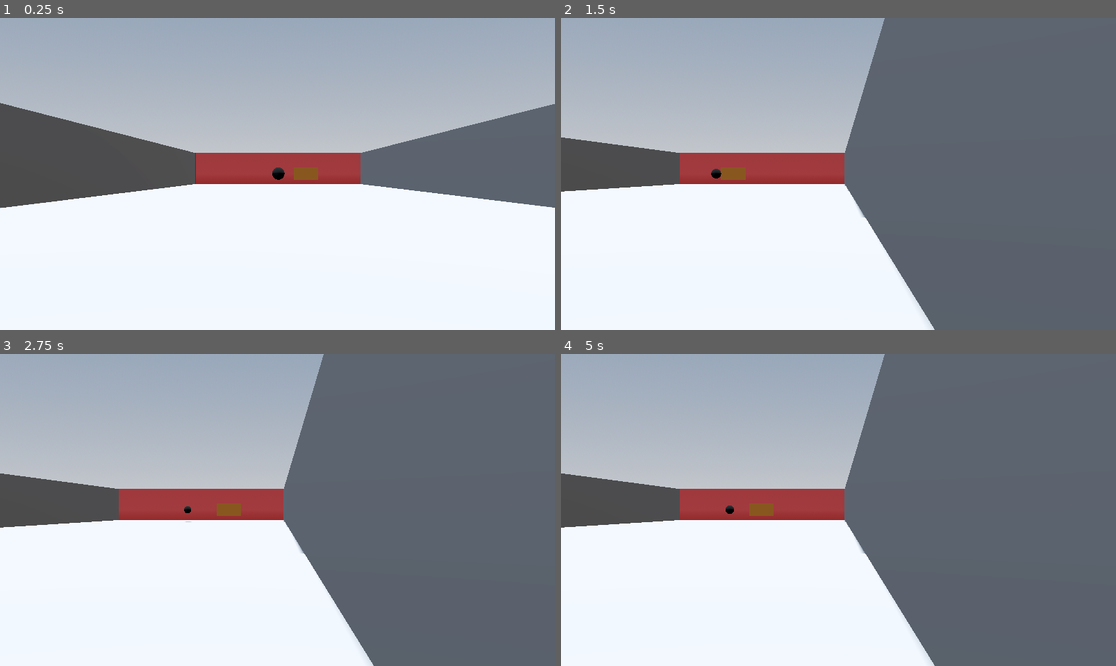
Above: before the commit, frames 1-4 (two rows, left to right).
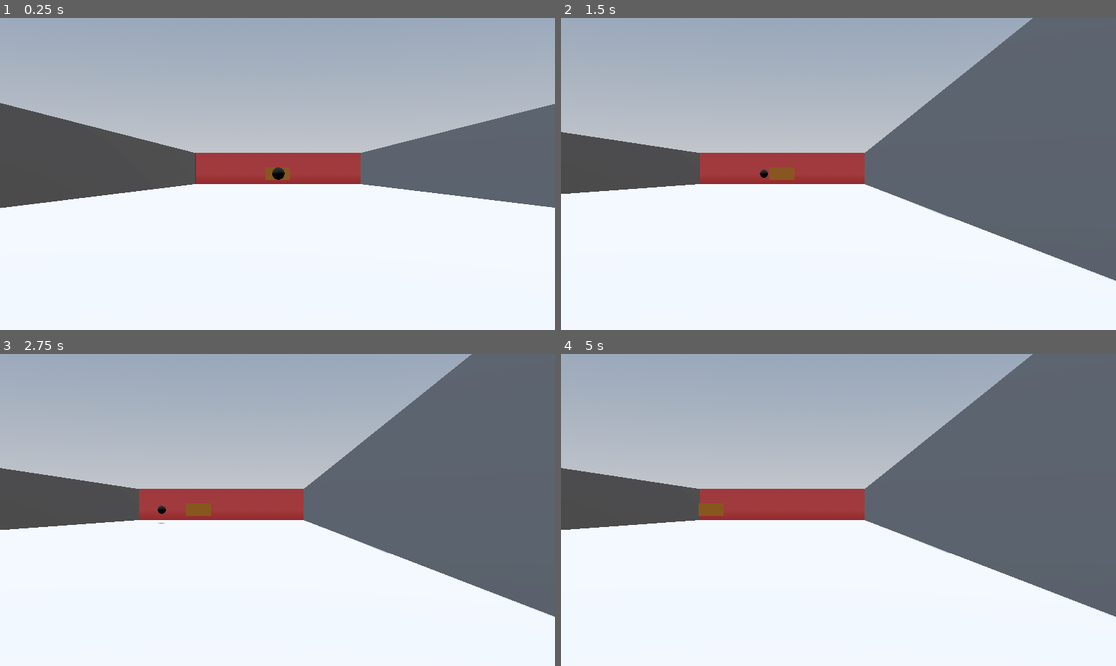
Above: after the commit, the same moments.

Repository: renatojen/gd_fps-pong
Game: Godot game, scene res://main.tscn
Same seed, same stepped clock (60 frames per second), same inputs: the game is played once before the commit and once after it.
Inputs (mouse positions are in pixels of both pictures, inside the frame that each line leads up to):
- Up to frame 1 (0.25 s): no input
- Up to frame 2 (1.5 s): move the mouse to (960, 158) at 0.52 s; hold D (move_right) 0.53-1.28 s; click (960, 158) at 0.67 s; move the mouse to (810, 174) at 1.27 s; hold W (move_forward) from 1.28 s (still down); click (810, 174) at 1.42 s
- Up to frame 3 (2.75 s): keep holding W (move_forward); move the mouse to (288, 503) at 2.02 s; click (288, 503) at 2.17 s
- Up to frame 4 (5 s): keep holding W (move_forward); move the mouse to (832, 516) at 2.77 s; click (832, 516) at 2.92 s; move the mouse to (877, 513) at 3.52 s; click (877, 513) at 3.67 s; move the mouse to (794, 506) at 4.27 s; click (794, 506) at 4.42 s

The runs differ from the first frame. In frame 1, 0.3% of the frame differs, in the area x 47-58%, y 47-52%; in frame 2, 20%, in the area x 0-100%, y 0-100%; in frame 3, 20%; in frame 4, 20%.

Commit message:
Adding some more logic

Diff:
--- a/ball.gd
+++ b/ball.gd
@@ -1,6 +1,6 @@
 extends CharacterBody3D
 
-const base_speed : float = 2.0
+const base_speed : float =  4.0
 var rng = RandomNumberGenerator.new()
 var affected_by_gravity : bool = false
 var prev_speed : float = 0.0
@@ -11,6 +11,12 @@
 var start_position : Vector3 = Vector3(0,0,0)
 var first = false
 @onready var bodym: MeshInstance3D = $MeshInstance3D
+
+@export_group("Input Actions")
+## Name of Input Action to move Left.
+@export var input_left : String = "move_left"
+## Name of Input Action to move Right.
+@export var input_right : String = "move_right"
 
 func _ready() -> void:
 	start_position = position
@@ -41,10 +47,23 @@
 			velocity.z = 0
 			opponent_score += 1
 			restart(1)
-		elif cur_obj == "Player" or cur_obj == "Opponent":
+		elif cur_obj == "WallLeft" or cur_obj == "WallRight" or cur_obj == "Opponent":
 			velocity = velocity.bounce(collision.get_normal())
-			#velocity.z = -1.0 * velocity.z
-			move_and_collide(Vector3(velocity.x, velocity.y, velocity.z))
+			#adding some randomness to the bounces
+			velocity.x = velocity.x + rng.randi_range(-1,1)
+			move_and_collide(velocity * delta)
+		elif cur_obj == "Player":
+			velocity = velocity.bounce(collision.get_normal())
+			if velocity.z < 0:
+				velocity.z = velocity.z - 1
+			else:
+				velocity.z = velocity.z + 1
+			if Input.is_action_pressed(input_left):
+				velocity.x = velocity.x - 1
+			elif Input.is_action_pressed(input_right):
+				velocity.x = velocity.x + 1
+
+			move_and_collide(velocity * delta)
 		else:
 			move_and_collide(velocity * delta)
 	#else:
--- a/main.tscn
+++ b/main.tscn
@@ -1,6 +1,6 @@
 [gd_scene load_steps=9 format=3 uid="uid://ctdgax3vw84yl"]
 
-[ext_resource type="PackedScene" uid="uid://bs72ogkvdd7d6" path="res://addons/proto_controller/proto_controller.tscn" id="1_ig7tw"]
+[ext_resource type="PackedScene" uid="uid://bs72ogkvdd7d6" path="res://player.tscn" id="1_ig7tw"]
 [ext_resource type="PackedScene" uid="uid://deubrqfjo2ife" path="res://opponent.tscn" id="2_0xm2m"]
 [ext_resource type="PackedScene" uid="uid://bcttmpcbmt4dr" path="res://ball.tscn" id="3_h2yge"]
 
@@ -39,12 +39,12 @@
 use_collision = true
 size = Vector3(1, 0.15, 6)
 
-[node name="Wall_Right" type="CSGBox3D" parent="."]
+[node name="WallRight" type="CSGBox3D" parent="."]
 transform = Transform3D(2.716, 0, 0, 0, 1.43, 0, 0, 0, 2.614, 2.1928272, 0.446, 0)
 use_collision = true
 size = Vector3(0.009, 0.629, 6)
 
-[node name="Wall_Left" type="CSGBox3D" parent="."]
+[node name="WallLeft" type="CSGBox3D" parent="."]
 transform = Transform3D(2.716, 0, 0, 0, 1.43, 0, 0, 0, 2.614, -2.1904902, 0.446, -0.006107554)
 use_collision = true
 size = Vector3(0.009, 0.629, 6.002207)
@@ -70,3 +70,5 @@
 
 [node name="Ball" parent="." instance=ExtResource("3_h2yge")]
 transform = Transform3D(1, 0, 0, 0, 1, 0, 0, 0, 1, 0, 0.34751624, -0.005832672)
+
+[node name="CanvasLayer" type="CanvasLayer" parent="."]
--- a/opponent.gd
+++ b/opponent.gd
@@ -1,28 +1,34 @@
 extends CharacterBody3D
 
-const base_speed = 3.0
+const base_speed = 3.5
 var going_left : bool = true
 var affected_by_gravity : bool = false
+var mode : String = ""
 @onready var body: ShapeCast3D = $ShapeCast3D
+@onready var target = get_parent().get_node("Ball")
 
 func _physics_process(delta: float) -> void:
-	# Add the gravity.
-	if affected_by_gravity and not is_on_floor():
-		velocity += get_gravity() * delta
+	#Define movement type
+	mode = "FOLLOW"
 
-	# Get the input direction and handle the movement/deceleration.
-	# As good practice, you should replace UI actions with custom gameplay actions.
-	if body.is_colliding():
+	if mode == "BOUNCE":
+		if body.is_colliding():
+			if going_left:
+				going_left = false
+			else:
+				going_left = true
+
 		if going_left:
-			going_left = false
+			velocity.x = 1 * base_speed
 		else:
-			going_left = true
-
-	if going_left:
-		velocity.x = 1 * base_speed
-	else:
-		velocity.x = -1 * base_speed
-		#velocity.x = move_toward(velocity.x, 0, base_speed)
-		#velocity.z = move_toward(velocity.z, 0, base_speed)
+			velocity.x = -1 * base_speed
+	elif mode == "FOLLOW":
+		if target:
+			 # Calculate the new position using lerp for x axis only
+			var target_position = target.global_position
+			var current_position = global_position
+			# Interpolate X position
+			current_position.x = lerp(current_position.x, target_position.x, base_speed * delta)
+			global_position = current_position
 
 	move_and_slide()
--- a/addons/proto_controller/proto_controller.gd
+++ b/player.gd
@@ -11,10 +11,8 @@
 @export var has_gravity : bool = false
 
 @export_group("Speeds")
-## Look around rotation speed.
-@export var look_speed : float = 0.002
 ## Normal speed.
-@export var base_speed : float = 3.0
+@export var base_speed : float = 2.0
 
 @export_group("Input Actions")
 ## Name of Input Action to move Left.
@@ -48,17 +46,6 @@
 	if Input.is_key_pressed(KEY_ESCAPE):
 		release_mouse()
 
-	# Look around
-	#if mouse_captured and event is InputEventMouseMotion:
-		#rotate_look(event.relative)
-
-	# Toggle crouch mode
-	#if can_crouch and Input.is_action_just_pressed(input_crouch):
-		#if not crouching:
-			#crouching = true
-		#else:
-			#crouching = false
-
 func _physics_process(delta: float) -> void:
 	# If freeflying, handle freefly and nothing else
 
@@ -70,13 +57,6 @@
 	else:
 		move_speed = base_speed
 
-
-
-
-	#elif can_sprint and Input.is_action_pressed(input_sprint) and not Input.is_action_just_pressed(input_sprint) and not Input.is_action_pressed(input_crouch):
-		#move_speed = sprint_speed
-	#elif can_crouch and Input.is_action_pressed(input_crouch) and is_on_floor() and not Input.is_action_pressed(input_sprint):
-		#move_speed = crouch_speed
 	# Apply desired movement to velocity
 	if can_move:
 		var input_dir := Input.get_vector(input_left, input_right, input_forward, input_back)
--- a/addons/proto_controller/proto_controller.tscn
+++ b/player.tscn
@@ -1,6 +1,6 @@
 [gd_scene load_steps=6 format=3 uid="uid://bs72ogkvdd7d6"]
 
-[ext_resource type="Script" uid="uid://dxqlsy32wld6q" path="res://addons/proto_controller/proto_controller.gd" id="1_ucva2"]
+[ext_resource type="Script" uid="uid://dxqlsy32wld6q" path="res://player.gd" id="1_ucva2"]
 
 [sub_resource type="StandardMaterial3D" id="StandardMaterial3D_iof21"]
 albedo_color = Color(0.91806, 0.575202, 0.222449, 1)
@@ -14,7 +14,7 @@
 [sub_resource type="BoxShape3D" id="BoxShape3D_5hfox"]
 size = Vector3(4.02, 2.02, 0.42)
 
-[node name="ProtoController" type="CharacterBody3D"]
+[node name="Player" type="CharacterBody3D"]
 transform = Transform3D(0.7, 0, 0, 0, 0.7, 0, 0, 0, 0.7, 0, 0, 0)
 script = ExtResource("1_ucva2")
 
Renamed: addons/proto_controller/proto_controller.gd.uid -> player.gd.uid
